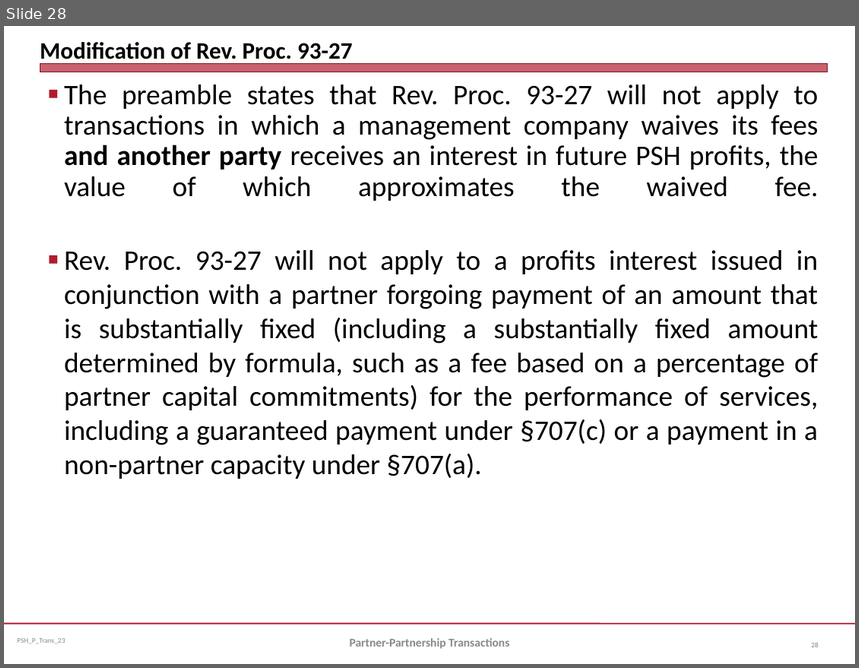
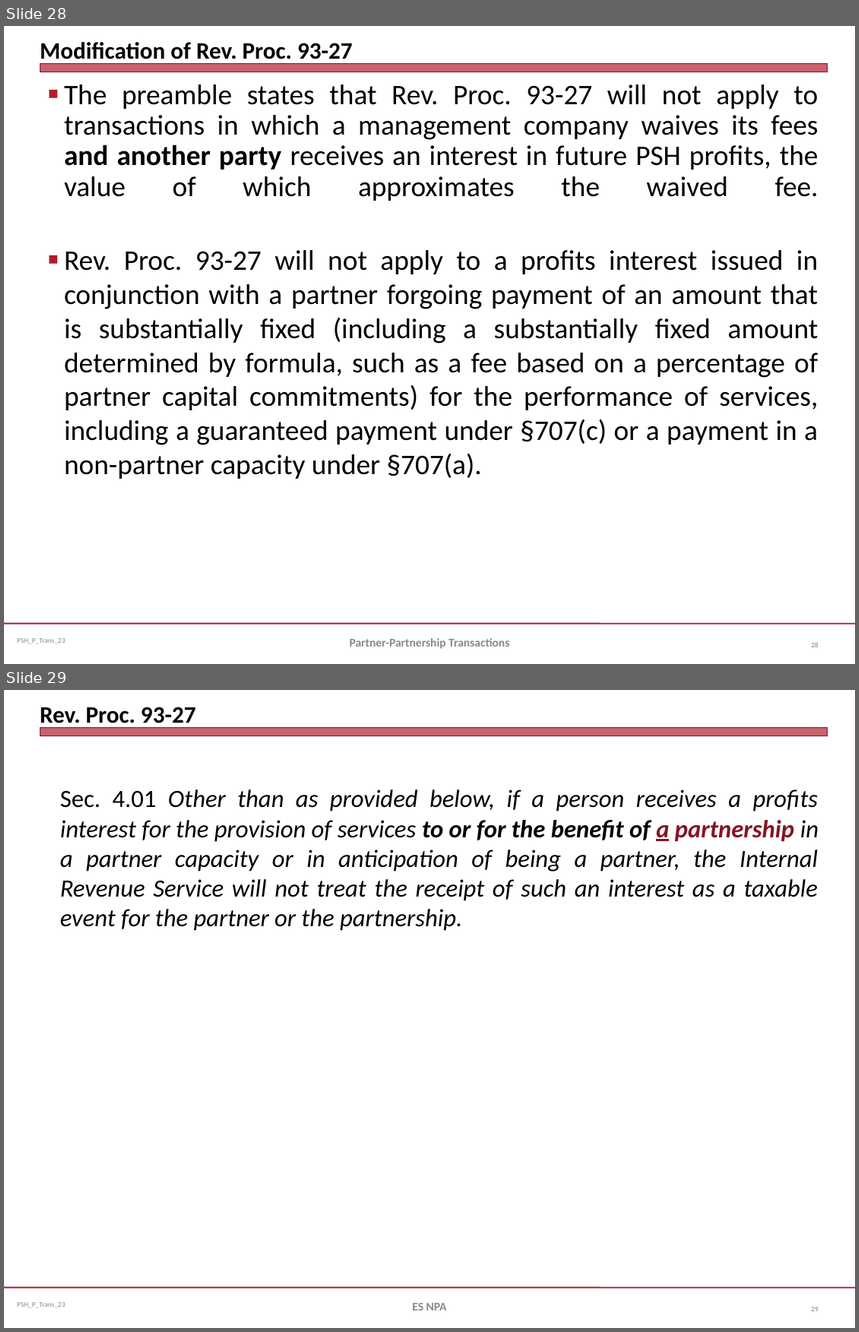
Before and after one commit to jmc877/Partnership-Tax, a slide deck: slides/PSH_P_Trans_23.pptx. Shown one above the other, each under a label of ours: slide 28 before the commit, slides 28 and 29 after it. The pictures are 859x668 and 859x1332 pixels, drawn with LibreOffice and Linux fonts; fonts in the diff are those of the drawing. Boxes give left, top, right and bottom in pixels: in the first picture for what was removed or moved away, otherwise in the second. Text is boxed around its words. In the diff, an @@ line names an element or a change of style, - is before the commit and + after.

```diff
--- a/slides/PSH_P_Trans_23.pptx
+++ b/slides/PSH_P_Trans_23.pptx
@@ slide 29 added at <box>4,690,855,1328</box>, background #FFFFFF; not listed: 3 template elements that a slide beside it also shows @@
@@ title added at <box>40,707,196,729</box>, 20 pt, text #000000, bold @@
+Rev. Proc. 93-27
@@ text added at <box>60,790,819,931</box>, 21 pt, text #000000, italic @@
+  Sec. 4.01 Other than as provided below, if a person receives a profits interest for the provision of services to or for the benefit of a partnership in a partner capacity or in anticipation of being a partner, the Internal Revenue Service will not treat the receipt of such an interest as a taxable event for the partner or the partnership.
@@ text added at <box>412,1303,447,1311</box>, 10 pt, text #898989, bold @@
+ES NPA
@@ page number added at <box>811,1307,818,1312</box>, 6 pt, text #808080 @@
+29
```
Also in this commit, not shown: 8 other slides added, 1 other file.
